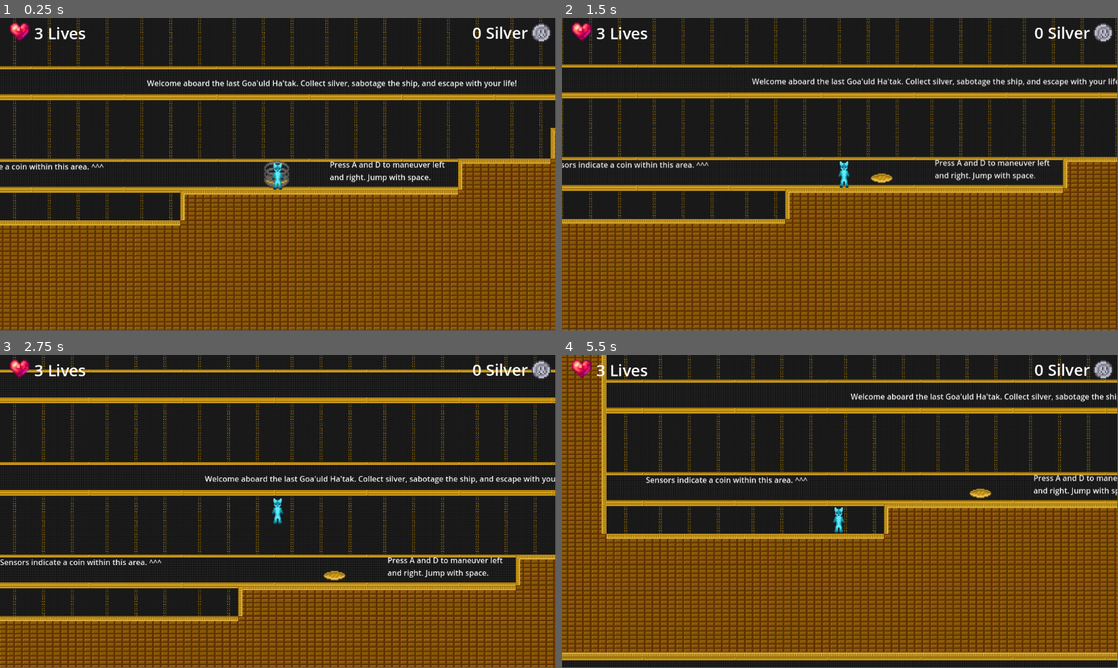
Above: before the commit, frames 1-4 (two rows, left to right).
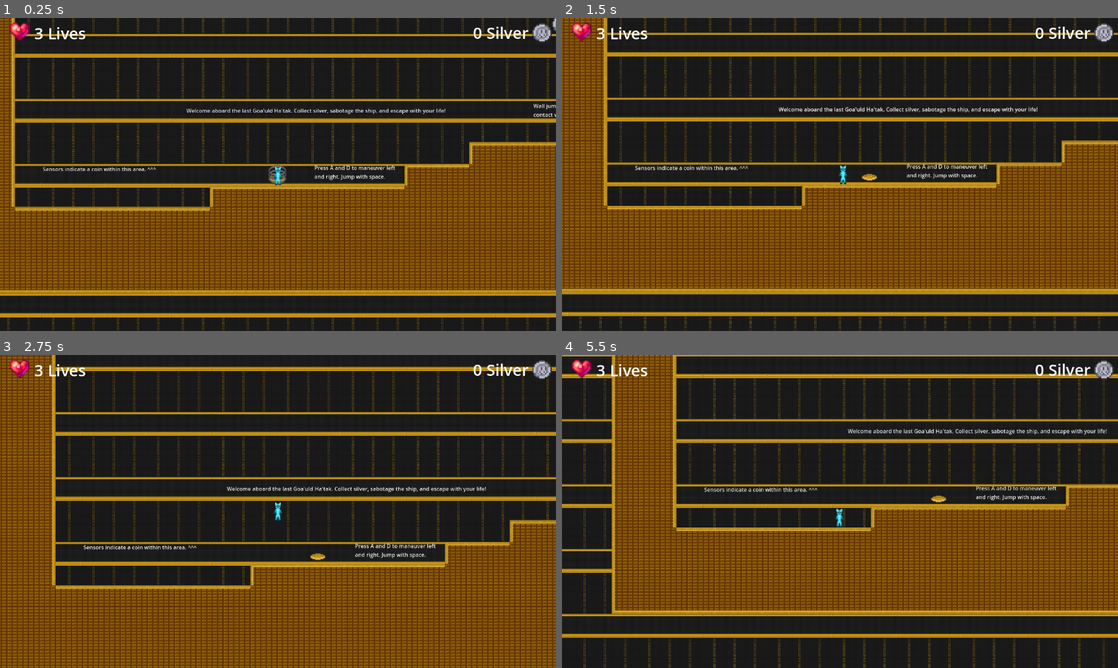
Above: after the commit, the same moments.

Repository: Novaliyn/SuperSilverHunter
Game: Godot game, scene res://main.tscn
Two runs of this game, one before a commit and one after it. Both use one fixed random seed, a clock stepped at 60 frames per second and the inputs below.
Inputs:
- Up to frame 1 (0.25 s): no input
- Up to frame 2 (1.5 s): tap A (KEYA) at 0.5, 0.6, 1.25 s; tap D (KEYD) at 1.35 s
- Up to frame 3 (2.75 s): tap A (KEYA) at 2 s; tap Space (Spacebar) at 2.1 s
- Up to frame 4 (5.5 s): tap A (KEYA) at 2.75, 2.85, 3.5, 4.25, 5.1 s; tap D (KEYD) at 3.6 s; tap Space (Spacebar) at 4.35 s
The window is 799x449 before the commit and 800x450 after it. Grey fills any space a smaller window leaves; there, only what the larger window draws over its background counts as a difference.

The runs differ from the first frame. In frame 1, 47% of the frame differs, in the area x 0-100%, y 0-100%; in frame 2, 50%; in frame 3, 44%; in frame 4, 56%.

Commit message:
camera stuff
camera stuff

Diff:
--- a/Objects/Character.tscn
+++ b/Objects/Character.tscn
@@ -106,6 +106,7 @@
 animation = &"Left"
 
 [node name="Camera2D" type="Camera2D" parent="."]
+zoom = Vector2(0.7, 0.7)
 process_callback = 0
 position_smoothing_enabled = true
 position_smoothing_speed = 8.0
--- a/project.godot
+++ b/project.godot
@@ -20,6 +20,11 @@
 
 Signaler="*res://Scripts/signaler.gd"
 Global="*res://Scripts/global.gd"
+
+[display]
+
+window/stretch/mode="viewport"
+window/stretch/aspect="ignore"
 
 [editor_plugins]
 
